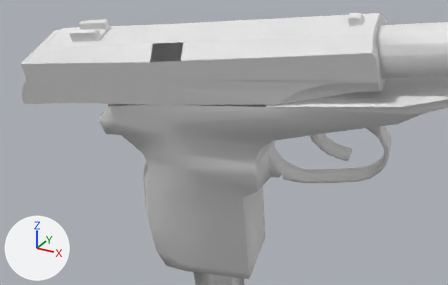
Two versions of the OBJ model Vertex_Animation_Compiler/Assets/Makarov_Pistol_Reload189.obj, one commit apart.
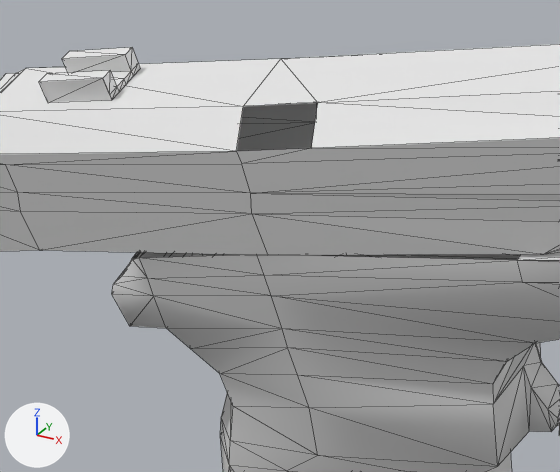
Old and new are each drawn from a 50 mm camera at (0.4671, -0.3091, 0.0112) aimed at (0.3691, -0.1309, -0.0778) and again close up on the part from 12% to 63% of the width and 0% to 68% of the height. Lighting does not change. The marker at lower left points along +X, +Y and +Z. The close-ups show mesh edges as thin lines. Where no turn or scale is listed for an object, it has been applied to the vertices.

The scene before the commit, as lines of its bpy script (objects in view):
```python
me_rest_of_the_gun_sphere = bpy.data.meshes.new('Rest_of_the_gun_Sphere')
me_rest_of_the_gun_sphere.from_pydata(...)  # 272 vertices, 519 faces; spans x 0.3137..0.4615, y -0.1385..-0.0819, z -0.1572..-0.0272
# before: 164 (0.3815, -0.1076, -0.0539), 166 (0.3233, -0.1385, -0.0698) at pixel (131, 258), 175 (0.3247, -0.1384, -0.0695) at pixel (139, 257), 178 (0.3852, -0.1314, -0.0613) at pixel (517, 260), 179 (0.3451, -0.1363, -0.066) at pixel (256, 254)
# before: 180 (0.3209, -0.1146, -0.0621), 181 (0.3414, -0.1124, -0.0586), 183 (0.3195, -0.1147, -0.0624)
me_top_slider_sphere_001 = bpy.data.meshes.new('Top_Slider_Sphere.001')
me_top_slider_sphere_001.from_pydata(...)  # 127 vertices, 227 faces; spans x 0.2813..0.4213, y -0.148..-0.1072, z -0.0743..-0.0289
ob_rest_of_the_gun_sphere = bpy.data.objects.new('Rest_of_the_gun_Sphere', me_rest_of_the_gun_sphere)
ob_rest_of_the_gun_sphere.location = (0.0, 0.0, 0.0)
ob_top_slider_sphere_001 = bpy.data.objects.new('Top_Slider_Sphere.001', me_top_slider_sphere_001)
ob_top_slider_sphere_001.location = (0.0, 0.0, 0.0)
```
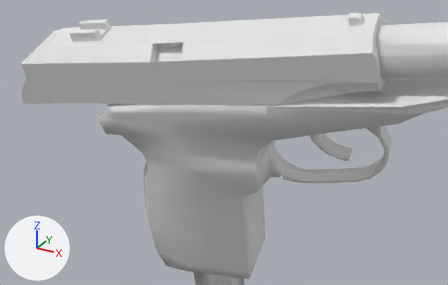
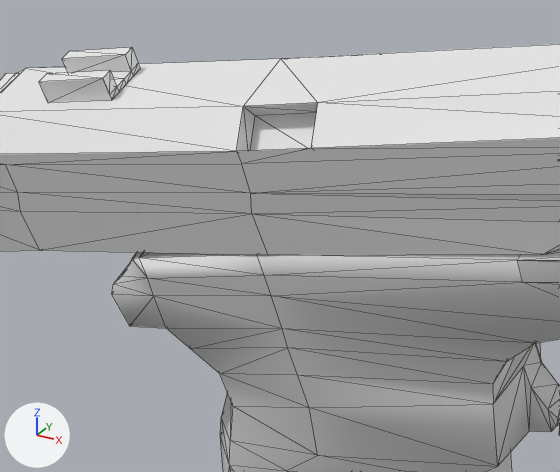
Where the change shows, as pixel boxes [x1, y1, x2, y2] in the close-ups (560 x 472 px):
part 1 of me_rest_of_the_gun_sphere, added
    after: [133, 252, 520, 260]
part 2 of me_top_slider_sphere_001, added
    after: [236, 103, 318, 151]

Patch to the scene script:
```diff
--- a/Vertex_Animation_Compiler/Assets/Makarov_Pistol_Reload189.obj.py
+++ b/Vertex_Animation_Compiler/Assets/Makarov_Pistol_Reload189.obj.py
@@ me_rest_of_the_gun_sphere @@
 me_rest_of_the_gun_sphere.from_pydata(...)  # 272 vertices, 519 faces; spans x 0.3137..0.4615, y -0.1385..-0.0819, z -0.1572..-0.0272
 # used by ob_rest_of_the_gun_sphere; location = (0.0, 0.0, 0.0)
 # verts and faces of me_rest_of_the_gun_sphere; kept vertices keep their numbers, new ones are numbered from 272
+# me_rest_of_the_gun_sphere part 1
+faces += [(164, 181, 179), (175, 179, 181), (166, 175, 183), (164, 179, 178), (175, 181, 180), (175, 180, 183)]
@@ me_top_slider_sphere_001 @@
 # used by ob_top_slider_sphere_001; location = (0.0, 0.0, 0.0)
-me_top_slider_sphere_001.from_pydata(...)  # 127 vertices, 227 faces; spans x 0.2813..0.4213, y -0.148..-0.1072, z -0.0743..-0.0289
+me_top_slider_sphere_001.from_pydata(...)  # 131 vertices, 237 faces; spans x 0.2813..0.4213, y -0.148..-0.1072, z -0.0743..-0.0289
+# me_top_slider_sphere_001 part 2
+# 4 vertices are added at (0.3576, -0.137, -0.0492), (0.3461, -0.1385, -0.0508), (0.3565, -0.1333, -0.0438), (0.3449, -0.1347, -0.0454)
+# 10 new faces join them
```
